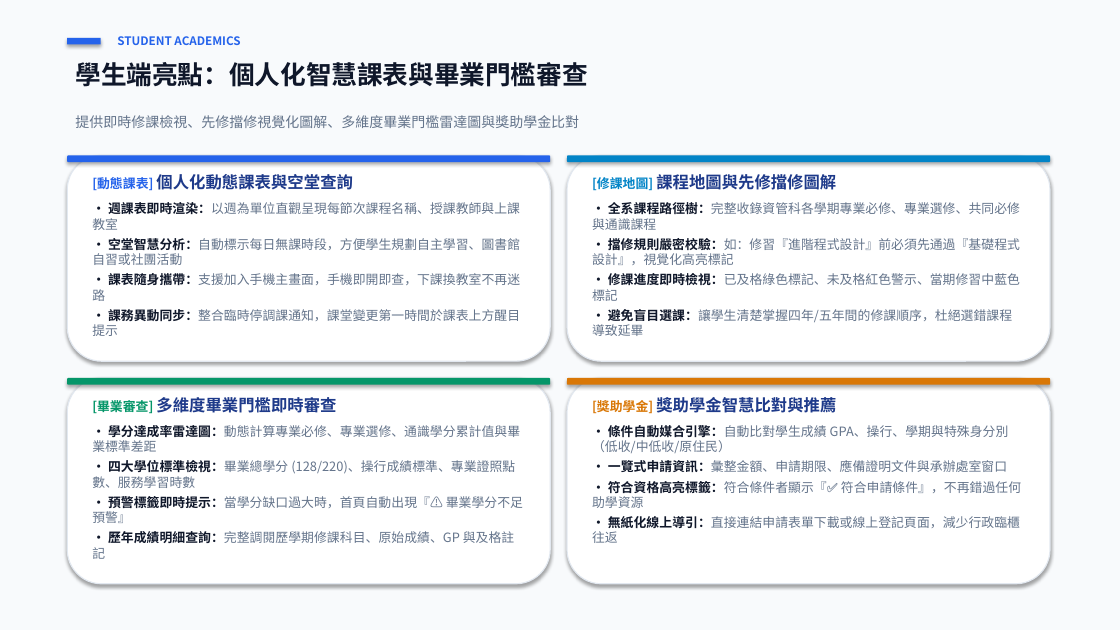
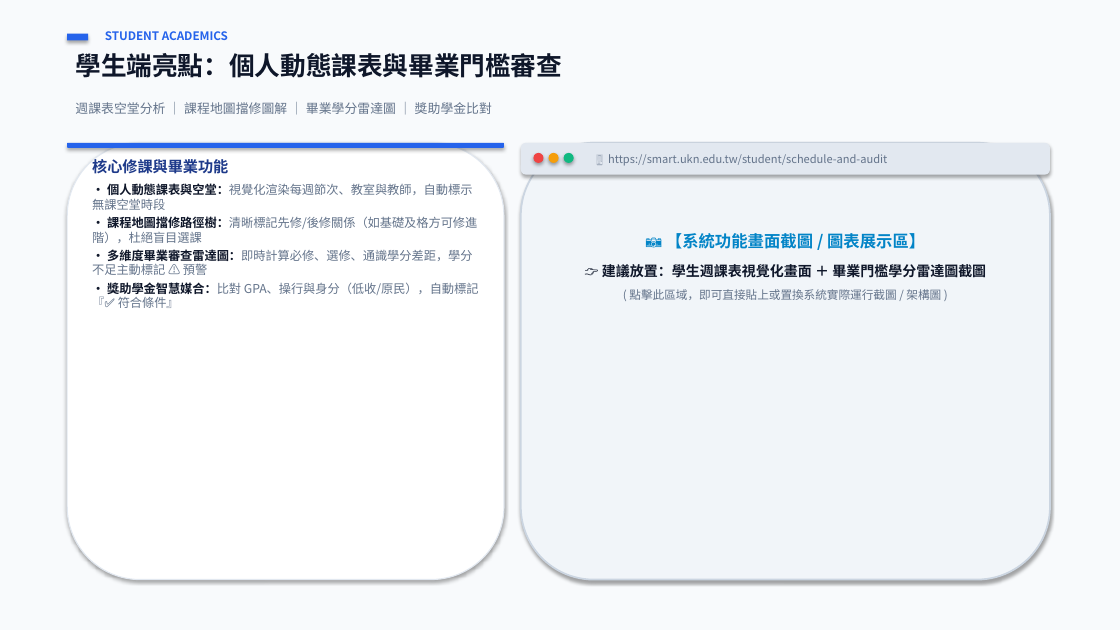
Before and after one commit to 111534121/smart-ukn, a slide deck: slide 5 of 校園智慧服務平台_專題成果簡報.pptx. Drawn at 1120x630 pixels with LibreOffice and Linux fonts; fonts in the diff are those of the drawing. Boxes give left, top, right and bottom in pixels: in the first picture for what was removed or moved away, otherwise in the second. Text is boxed around its words. In the diff, an @@ line names an element or a change of style, - is before the commit and + after.

Commit message:
docs: 優化專題成果簡報為極簡大圖版 (精簡字數、大面積功能截圖展示區、保留完整講稿)

```diff
--- a/校園智慧服務平台_專題成果簡報.pptx
+++ b/校園智慧服務平台_專題成果簡報.pptx
@@ text "STUDENT ACADEMICS": place and size @@
-text "STUDENT ACADEMICS" at box(117, 36, 240, 45)
+text "STUDENT ACADEMICS" at box(105, 31, 228, 40)
@@ rectangle: place and size @@
-rectangle at box(67, 38, 101, 45)
+rectangle at box(67, 34, 88, 40)
@@ text at box(75, 53, 562, 78): text changed @@
-學生端亮點：個人化智慧課表與畢業門檻審查
+學生端亮點：個人動態課表與畢業門檻審查
@@ text at box(75, 102, 492, 114): text changed; size 12 to 11 pt @@
-提供即時修課檢視、先修擋修視覺化圖解、多維度畢業門檻雷達圖與獎助學金比對
+週課表空堂分析 ｜ 課程地圖擋修圖解 ｜ 畢業學分雷達圖 ｜ 獎助學金比對
@@ rounded rectangle: place and size @@
-rounded rectangle at box(67, 155, 550, 162)
+rounded rectangle at box(67, 143, 504, 148)
@@ rounded rectangle: place and size @@
-rounded rectangle at box(67, 155, 550, 361)
+rounded rectangle at box(67, 143, 504, 580)
@@ rounded rectangle: place and size @@
-rounded rectangle at box(567, 155, 1050, 162)
+rounded rectangle at box(521, 143, 1050, 175)
@@ rounded rectangle at box(521, 143, 1050, 175): fill #0284C7 to #E2E8F0 @@
@@ rounded rectangle: place and size @@
-rounded rectangle at box(567, 155, 1050, 361)
+rounded rectangle at box(521, 143, 1050, 580)
@@ rounded rectangle at box(521, 143, 1050, 580): fill #FFFFFF to #F1F5F9; outline #E2E8F0 1 pt to #CBD5E1 1.5 pt @@
@@ text at box(92, 159, 479, 308): text changed; size 11 to 10.5 pt @@
-[動態課表] 個人化動態課表與空堂查詢
-• 週課表即時渲染：以週為單位直觀呈現每節次課程名稱、授課教師與上課教室
-• 空堂智慧分析：自動標示每日無課時段，方便學生規劃自主學習、圖書館自習或社團活動
-• 課表隨身攜帶：支援加入手機主畫面，手機即開即查，下課換教室不再迷路
-• 課務異動同步：整合臨時停調課通知，課堂變更第一時間於課表上方醒目提示
+核心修課與畢業功能
+• 個人動態課表與空堂：視覺化渲染每週節次、教室與教師，自動標示無課空堂時段
+• 課程地圖擋修路徑樹：清晰標記先修/後修關係（如基礎及格方可修進階），杜絕盲目選課
+• 多維度畢業審查雷達圖：即時計算必修、選修、通識學分差距，學分不足主動標記 ⚠️ 預警
+• 獎助學金智慧媒合：比對 GPA、操行與身分（低收/原民），自動標記『✅ 符合條件』
@@ ellipse added at box(534, 153, 544, 163), fill #EF4444 @@
@@ ellipse added at box(549, 153, 559, 163), fill #F59E0B @@
@@ ellipse added at box(564, 153, 574, 163), fill #10B981 @@
@@ text removed at box(592, 174, 1020, 336) @@
-[修課地圖] 課程地圖與先修擋修圖解
-• 全系課程路徑樹：完整收錄資管科各學期專業必修、專業選修、共同必修與通識課程
-• 擋修規則嚴密校驗：如：修習『進階程式設計』前必須先通過『基礎程式設計』，視覺化高亮標記
-• 修課進度即時檢視：已及格綠色標記、未及格紅色警示、當期修習中藍色標記
-• 避免盲目選課：讓學生清楚掌握四年/五年間的修課順序，杜絕選錯課程導致延畢
@@ text added at box(608, 154, 887, 166), 9.5 pt, text #64748B @@
+🖥️ https://smart.ukn.edu.tw/student/schedule-and-audit
@@ text added at box(602, 233, 986, 300), 10 pt, text #64748B, bold @@
+📷 【系統功能畫面截圖 / 圖表展示區】
+👉 建議放置：學生週課表視覺化畫面 ＋ 畢業門檻學分雷達圖截圖
+( 點擊此區域，即可直接貼上或置換系統實際運行截圖 / 架構圖 )
@@ rounded rectangle removed at box(67, 378, 550, 584) @@
@@ rounded rectangle removed at box(67, 378, 550, 385) @@
@@ rounded rectangle removed at box(567, 378, 1050, 584) @@
@@ rounded rectangle removed at box(567, 378, 1050, 385) @@
@@ text removed at box(92, 397, 523, 559) @@
-[畢業審查] 多維度畢業門檻即時審查
-• 學分達成率雷達圖：動態計算專業必修、專業選修、通識學分累計值與畢業標準差距
-• 四大學位標準檢視：畢業總學分 (128/220)、操行成績標準、專業證照點數、服務學習時數
-• 預警標籤即時提示：當學分缺口過大時，首頁自動出現『⚠️ 畢業學分不足預警』
-• 歷年成績明細查詢：完整調閱歷學期修課科目、原始成績、GP 與及格註記
@@ text removed at box(592, 397, 1021, 543) @@
-[獎助學金] 獎助學金智慧比對與推薦
-• 條件自動媒合引擎：自動比對學生成績 GPA、操行、學期與特殊身分別（低收/中低收/原住民）
-• 一覽式申請資訊：彙整金額、申請期限、應備證明文件與承辦處室窗口
-• 符合資格高亮標籤：符合條件者顯示『✅ 符合申請條件』，不再錯過任何助學資源
-• 無紙化線上導引：直接連結申請表單下載或線上登記頁面，減少行政臨櫃往返
```
Also in this commit, not shown: 15 other slides changed, 1 other file.
